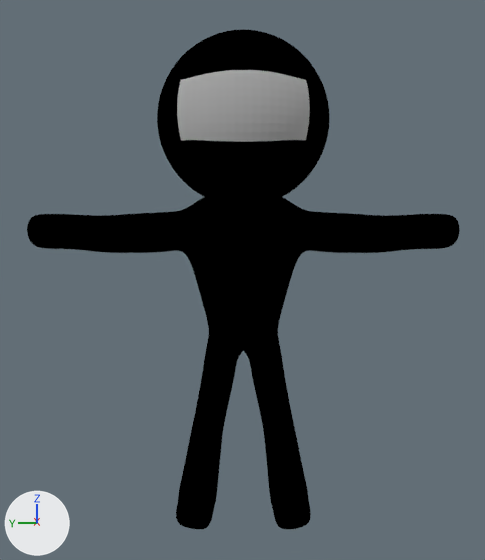
Before and after pictures for a commit that changed the Blender file Assets/Textures/Player/Ninja.blend.
Before and after are seen from a 50 mm camera at (-5.91, 0.01, 0.0) aimed at (0.02, 0.01, -0.43). Arrows for +X, +Y and +Z are at lower left; the lights stay in place.

Before the edit, the objects in view are built like this:
```python
mat_material_003 = diffuse_material('Material.003')
mat_material_003.base_color = (0.5, 0.5, 0.5)  # grey #bcbcbc
mat_material_003.roughness = 0.5
me_roundcube_002 = bpy.data.meshes.new('Roundcube.002')
me_roundcube_002.from_pydata(...)  # 303 vertices, 284 faces; spans x -0.77..0.77, y -1.92..0.0, z -2.57..1.73
# faces by material slot: [280, 4]
me_roundcube_002.materials.append(mat_material_001)  # black #000000
me_roundcube_002.materials.append(mat_material_003)  # grey #bcbcbc
ob_roundcube_002 = bpy.data.objects.new('Roundcube.002', me_roundcube_002)
ob_roundcube_002.location = (0.0, 0.0, 0.0)
_m = ob_roundcube_002.modifiers.new('Mirror', 'MIRROR')
_m.use_axis = (False, True, False)
_m.use_clip = True
_m.merge_threshold = 0.043
_m = ob_roundcube_002.modifiers.new('Subdivision', 'SUBSURF')
_m.levels = 0
```
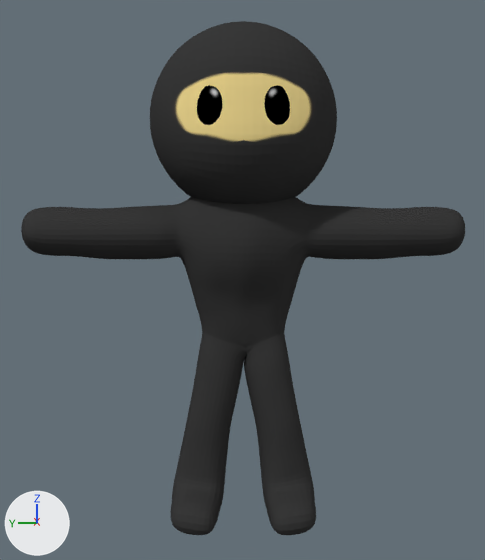
The change, as JSON lines over the scene's bpy script:
```json
{"op": "add", "block": "img_ninja", "code": ["img_ninja = load_image('Ninja', 'Ninja.png', 1024, 1024, 'sRGB')"]}
{"block": "mat_material_003", "change": "nodes: BsdfDiffuse, OutputMaterial"}
{"block": "mat_material_003", "change": "colours: grey #bcbcbc"}
{"block": "mat_material_003", "change": "nodes: BsdfDiffuse x2, MixShader, OutputMaterial, TexImage"}
{"block": "mat_material_003", "change": "colours: black #3a3a3a"}
{"block": "mat_material_003", "change": "uses the picture img_ninja"}
{"block": "me_roundcube_002", "where": "# used by ob_roundcube_002; location = (0.0, 0.0, 0.0)"}
{"op": "remove", "block": "me_roundcube_002", "code": "me_roundcube_002.from_pydata(...)  # 303 vertices, 284 faces; spans x -0.77..0.77, y -1.92..0.0, z -2.57..1.73"}
{"op": "remove", "block": "me_roundcube_002", "code": "me_roundcube_002.materials.append(mat_material_001)  # black #000000"}
{"op": "add", "block": "me_roundcube_002", "code": "me_roundcube_002.from_pydata(...)  # 566 vertices, 564 faces; spans x -0.78..0.84, y -1.97..1.97, z -2.64..1.79"}
{"block": "me_roundcube_002", "change": "me_roundcube_002 part 1: the loose piece of 246 vertices spanning x -0.49..0.28, y -1.92..0.0, z -2.57..0.36 is rebuilt with 468 vertices and now spans x -0.55..0.35, y -1.97..1.97, z -2.64..0.43, in mat_material_003"}
{"block": "me_roundcube_002", "change": "me_roundcube_002 part 2"}
{"block": "me_roundcube_002", "change": "55 vertices are removed from x -0.72..0.77, y -0.77..0.0, z 0.18..1.73"}
{"block": "me_roundcube_002", "change": "48 faces are deleted"}
{"block": "me_roundcube_002", "change": "96 vertices are added at x -0.78..0.84, y -0.84..0.84, z 0.12..1.79"}
{"block": "me_roundcube_002", "change": "96 new faces join them"}
{"op": "remove", "block": "ob_roundcube_002", "code": "_m = ob_roundcube_002.modifiers.new('Mirror', 'MIRROR')"}
{"op": "remove", "block": "ob_roundcube_002", "code": "_m.use_axis = (False, True, False)"}
{"op": "remove", "block": "ob_roundcube_002", "code": "_m.use_clip = True"}
{"op": "remove", "block": "ob_roundcube_002", "code": "_m.merge_threshold = 0.043"}
{"block": "ob_roundcube_002", "where": "_m = ob_roundcube_002.modifiers.new('Subdivision', 'SUBSURF')"}
{"op": "set", "path": "_m.levels", "old": "0", "new": "2"}
```

What differs and where, as boxes [x1, y1, x2, y2] in the pictures (485 x 560 px):
```json
{"object": "Roundcube.002", "change": "surface changed, reshaped, modifiers changed", "before": [27, 30, 460, 529], "after": [21, 21, 465, 535]}
{"part": 1, "of": "me_roundcube_002", "change": "rebuilt", "before": [27, 197, 460, 529], "after": [21, 197, 465, 535]}
{"part": 2, "of": "me_roundcube_002", "change": "built on", "before": [157, 30, 329, 201], "after": [150, 21, 337, 204]}
```
